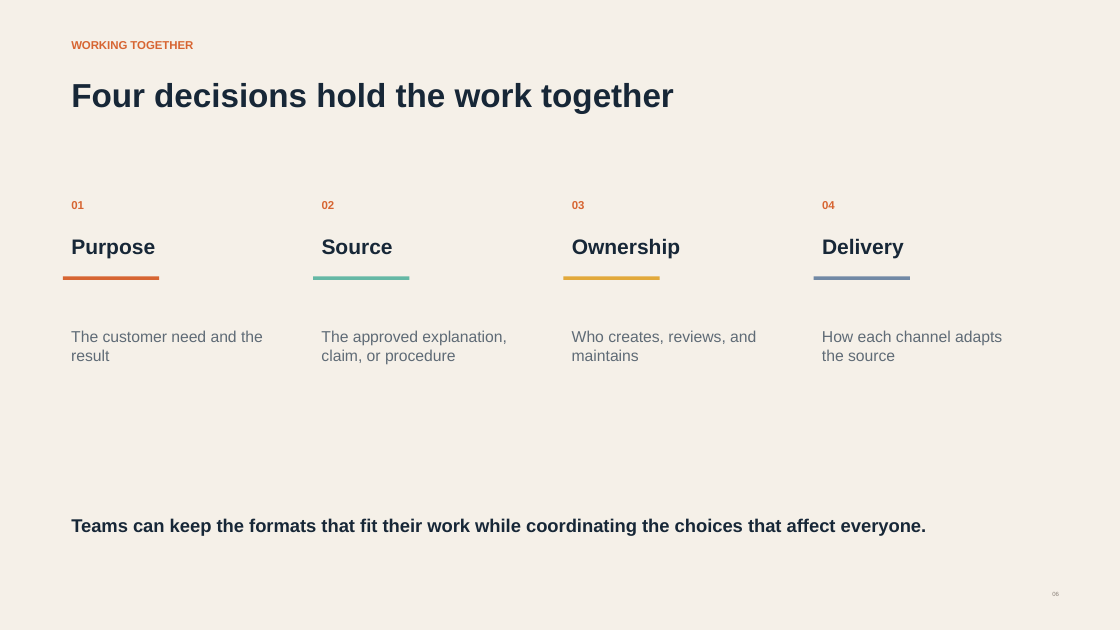
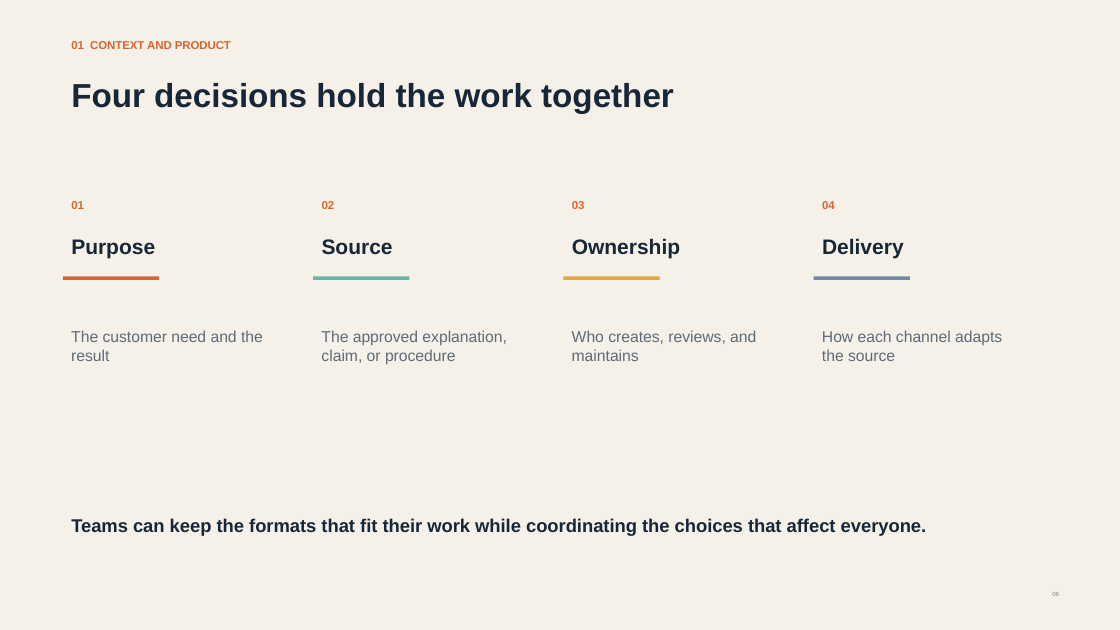
Before and after one commit to sharmiladas/sharmiladas.github.io, a slide deck: slide 6 of downloads/Unified_Content_Strategy_in_Practice.pptx. Drawn at 1120x630 pixels with LibreOffice and Linux fonts; fonts in the diff are those of the drawing. Boxes give left, top, right and bottom in pixels: in the first picture for what was removed or moved away, otherwise in the second. Text is boxed around its words. In the diff, an @@ line names an element or a change of style, - is before the commit and + after.

```diff
--- a/downloads/Unified_Content_Strategy_in_Practice.pptx
+++ b/downloads/Unified_Content_Strategy_in_Practice.pptx
@@ text at box(71, 41, 231, 49): text changed @@
-WORKING TOGETHER
+01 CONTEXT AND PRODUCT
```
Also in this commit, not shown: 25 other slides changed.
